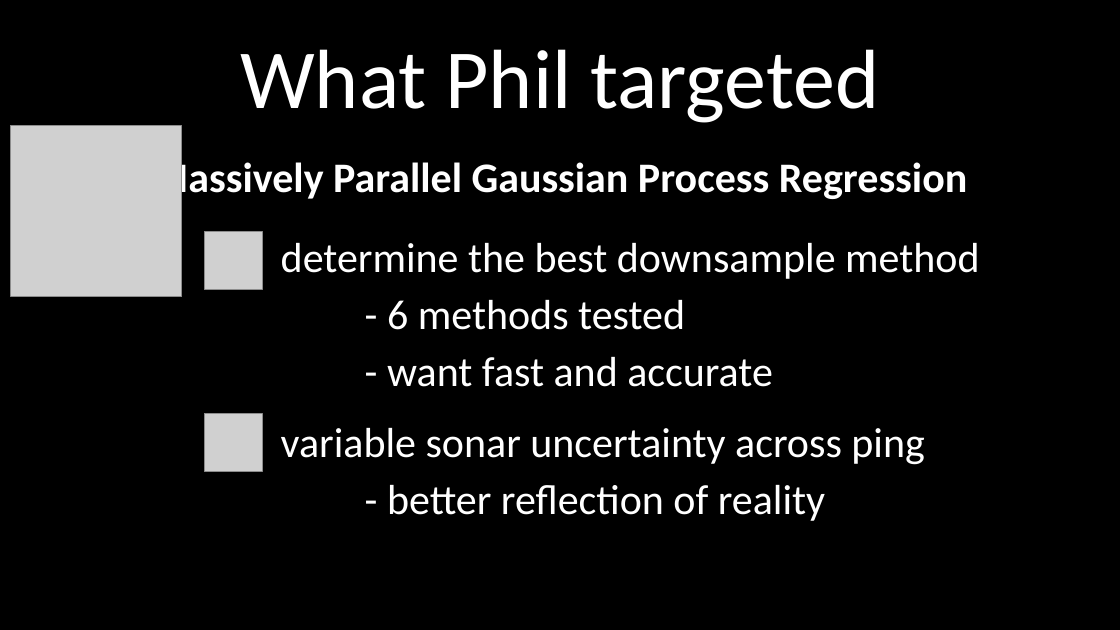
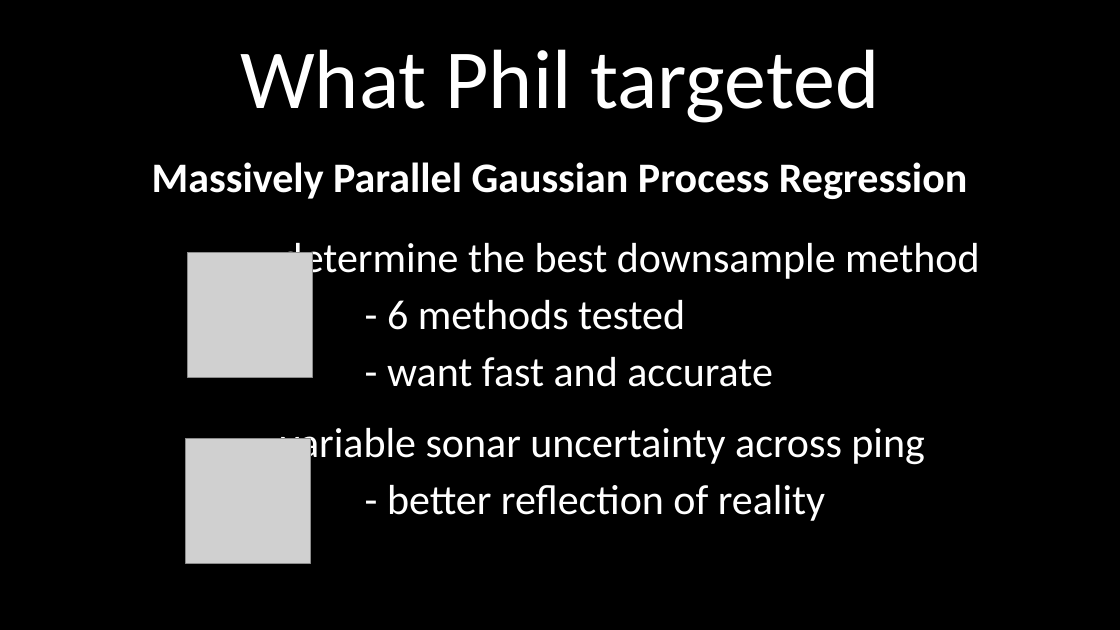
Before and after one commit to PhilParisi/gpr_ms_thesis, a slide deck: slide 4 of presentations/28March2023_committee.pptx. Drawn at 1120x630 pixels with LibreOffice and Linux fonts; fonts in the diff are those of the drawing; grey boxes stand for pictures. Boxes give left, top, right and bottom in pixels: in the first picture for what was removed or moved away, otherwise in the second. Text is boxed around its words. In the diff, an @@ line names an element or a change of style, - is before the commit and + after.

```diff
--- a/presentations/28March2023_committee.pptx
+++ b/presentations/28March2023_committee.pptx
@@ picture removed at box(204, 231, 262, 289) @@
@@ picture: place and size @@
-picture at box(11, 126, 181, 297)
+picture at box(188, 253, 313, 377)
@@ picture removed at box(204, 413, 262, 471) @@
@@ picture added at box(186, 439, 310, 563) @@
```
Also in this commit, not shown: 3 other slides changed, 1 slide added, 31 slides removed, 1 other file.
